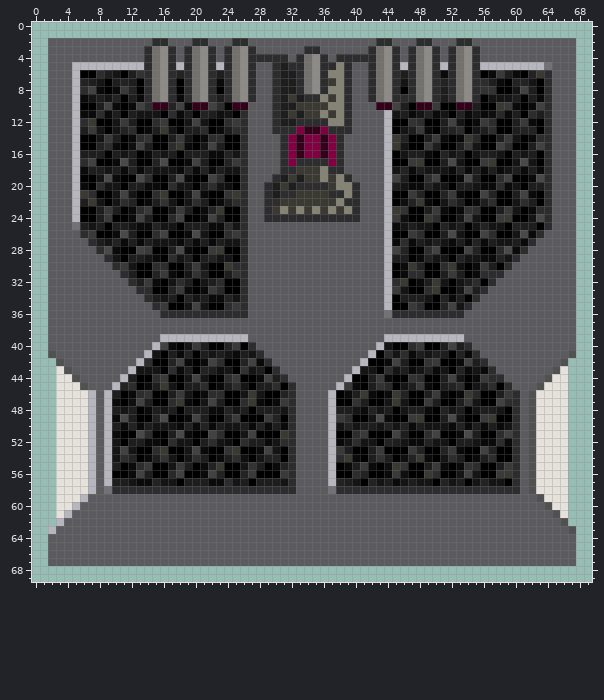
Sprite sheet -- img/ship/interior/room_krs_obsCruis_cloaking.png. The picture above is the old version.
The file is 70x70 pixels. Colours within 5 levels of each other are drawn and written as one.
The same view after the edit:
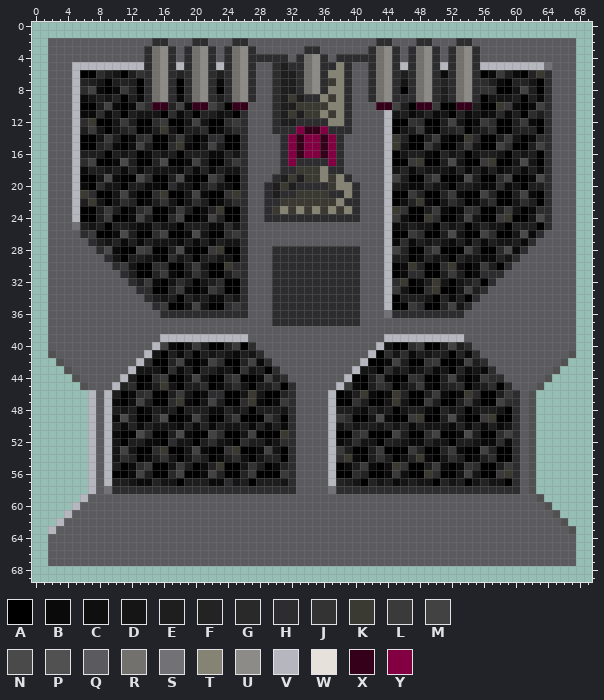
Palette (. is transparent): A #000000  B #0a0a0a  C #0f0f10  D #151515  E #1e1e1e  F #232324  G #292929  H #2d2d2f  J #333333  K #3a3932  L #3a3a3a  M #424242  N #4a4a4a  P #525151  Q #5b5b5f  R #73716d  S #717176  T #858373  U #8d8b87  V #b6b6be  W #e6e2db  X #34001a  Y #820042
Commit message: Added note of permission, and transparency to the floors of the custom room images so oxygen levels are easily visible.
Change:
y 28..37: x 30..40 QQQQQQQQQQQ -> HHHHHHHHHHH
y 43: x 3 W -> .; x 66 W -> .
y 44: x 3..4 WW -> ..; x 65..66 WW -> ..
y 45: x 3..5 WWW -> ...; x 64..66 WWW -> ...
y 46..58: x 3..6 WWWW -> ....; x 63..66 WWWW -> ....
y 59: x 3..5 WWW -> ...; x 64..66 WWW -> ...
y 60: x 3..4 WW -> ..; x 65..66 WW -> ..
y 61: x 3 W -> .; x 66 W -> .
